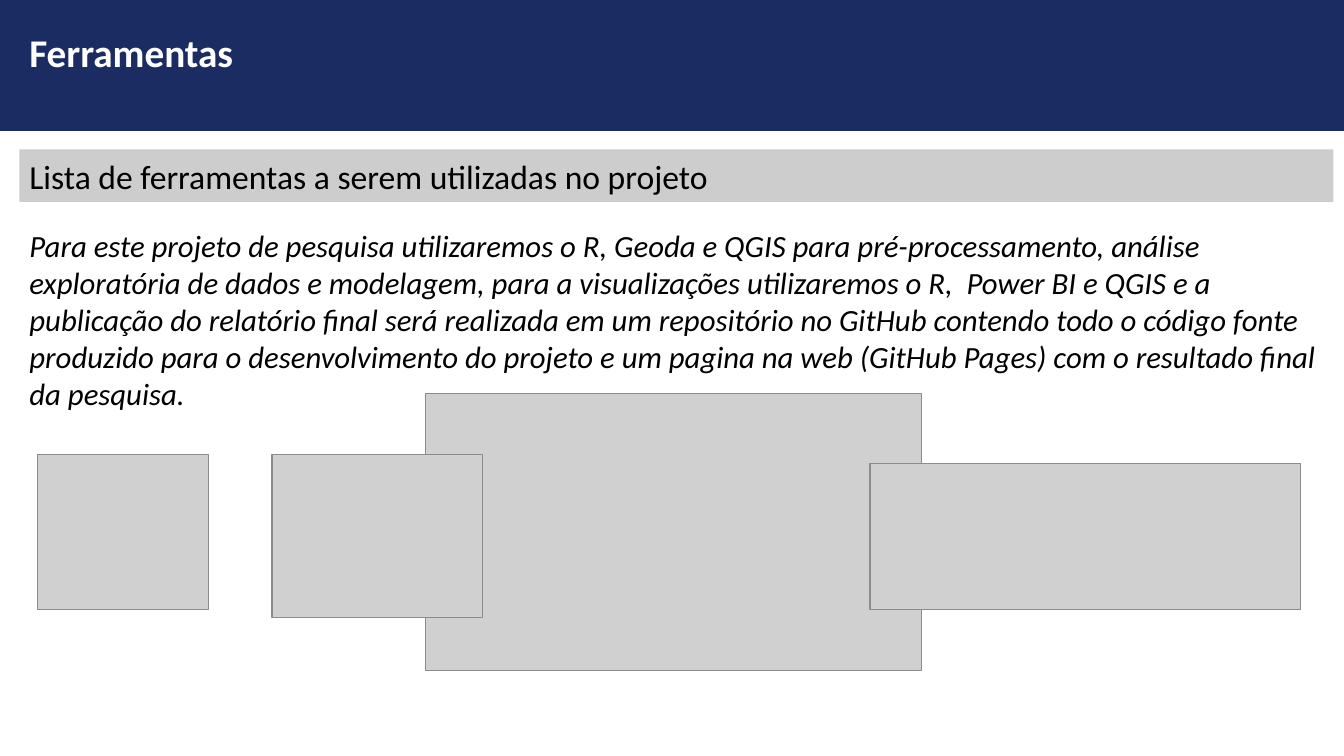
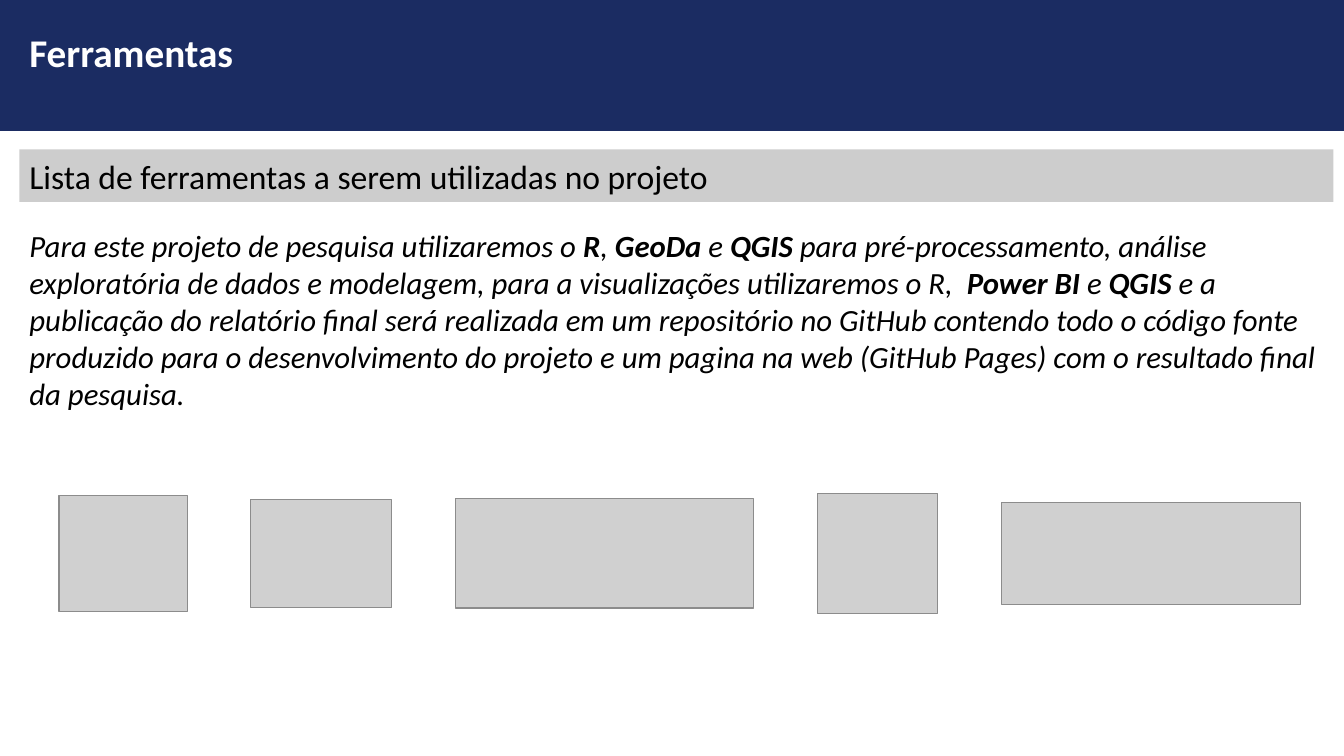
Before and after one commit to ldaniel/fgv-spatial-statistics-applications, a slide deck: slide 10 of documentation/FGV-MBA - Aplicações Estatística Espacial - Pré-Projeto - Grupo 2.pptx. Drawn at 1344x756 pixels with LibreOffice and Linux fonts; fonts in the diff are those of the drawing; grey boxes stand for pictures; background and template pictures are left out. Boxes give left, top, right and bottom in pixels: in the first picture for what was removed or moved away, otherwise in the second. Text is boxed around its words. In the diff, an @@ line names an element or a change of style, - is before the commit and + after.

```diff
--- a/documentation/FGV-MBA - Aplicações Estatística Espacial - Pré-Projeto - Grupo 2.pptx
+++ b/documentation/FGV-MBA - Aplicações Estatística Espacial - Pré-Projeto - Grupo 2.pptx
@@ text at <box>29,235,1315,410</box>: text changed @@
-Para este projeto de pesquisa utilizaremos o R, Geoda e QGIS para pré-processamento, análise exploratória de dados e modelagem, para a visualizações utilizaremos o R, Power BI e QGIS e a publicação do relatório final será realizada em um repositório no GitHub contendo todo o código fonte produzido para o desenvolvimento do projeto e um pagina na web (GitHub Pages) com o resultado final da pesquisa.
+Para este projeto de pesquisa utilizaremos o R, GeoDa e QGIS para pré-processamento, análise exploratória de dados e modelagem, para a visualizações utilizaremos o R, Power BI e QGIS e a publicação do relatório final será realizada em um repositório no GitHub contendo todo o código fonte produzido para o desenvolvimento do projeto e um pagina na web (GitHub Pages) com o resultado final da pesquisa.
@@ picture removed at <box>425,394,923,670</box> @@
@@ picture: place and size @@
-picture at <box>38,455,210,609</box>
+picture at <box>59,496,188,612</box>
@@ picture: place and size @@
-picture at <box>272,455,482,617</box>
+picture at <box>251,499,391,608</box>
@@ picture added at <box>455,499,754,608</box> @@
@@ picture added at <box>818,494,938,614</box> @@
@@ picture: place and size @@
-picture at <box>870,464,1301,610</box>
+picture at <box>1002,503,1302,605</box>
```
Also in this commit, not shown: 1 other slide changed, 1 slide added.
